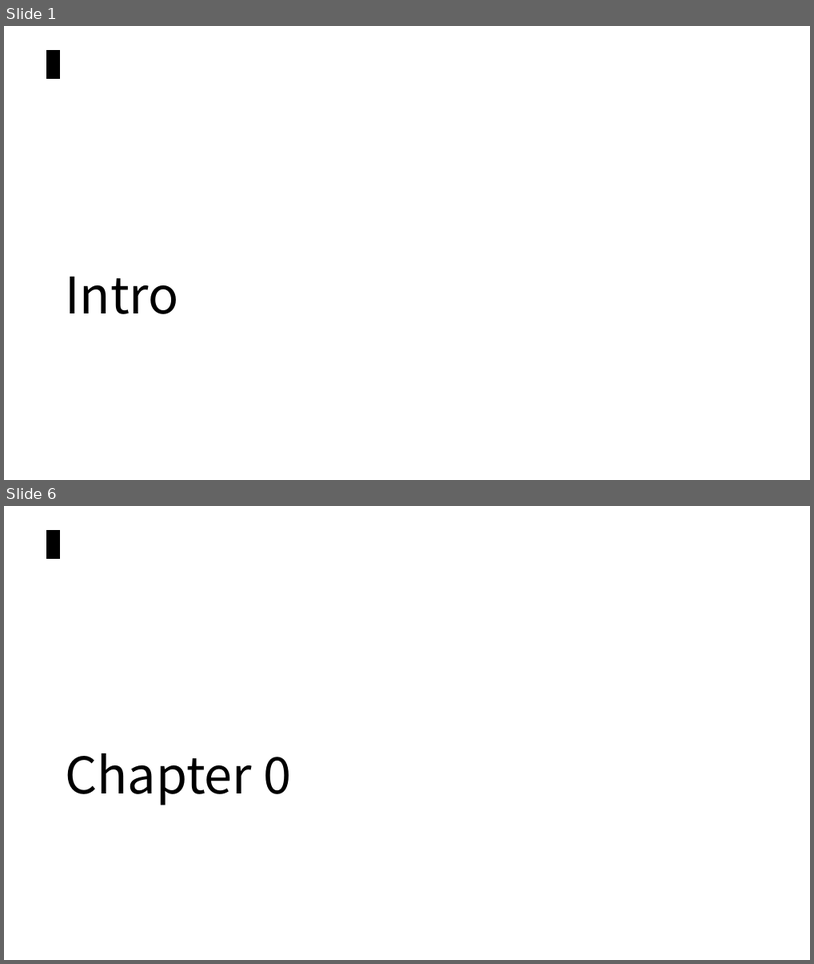
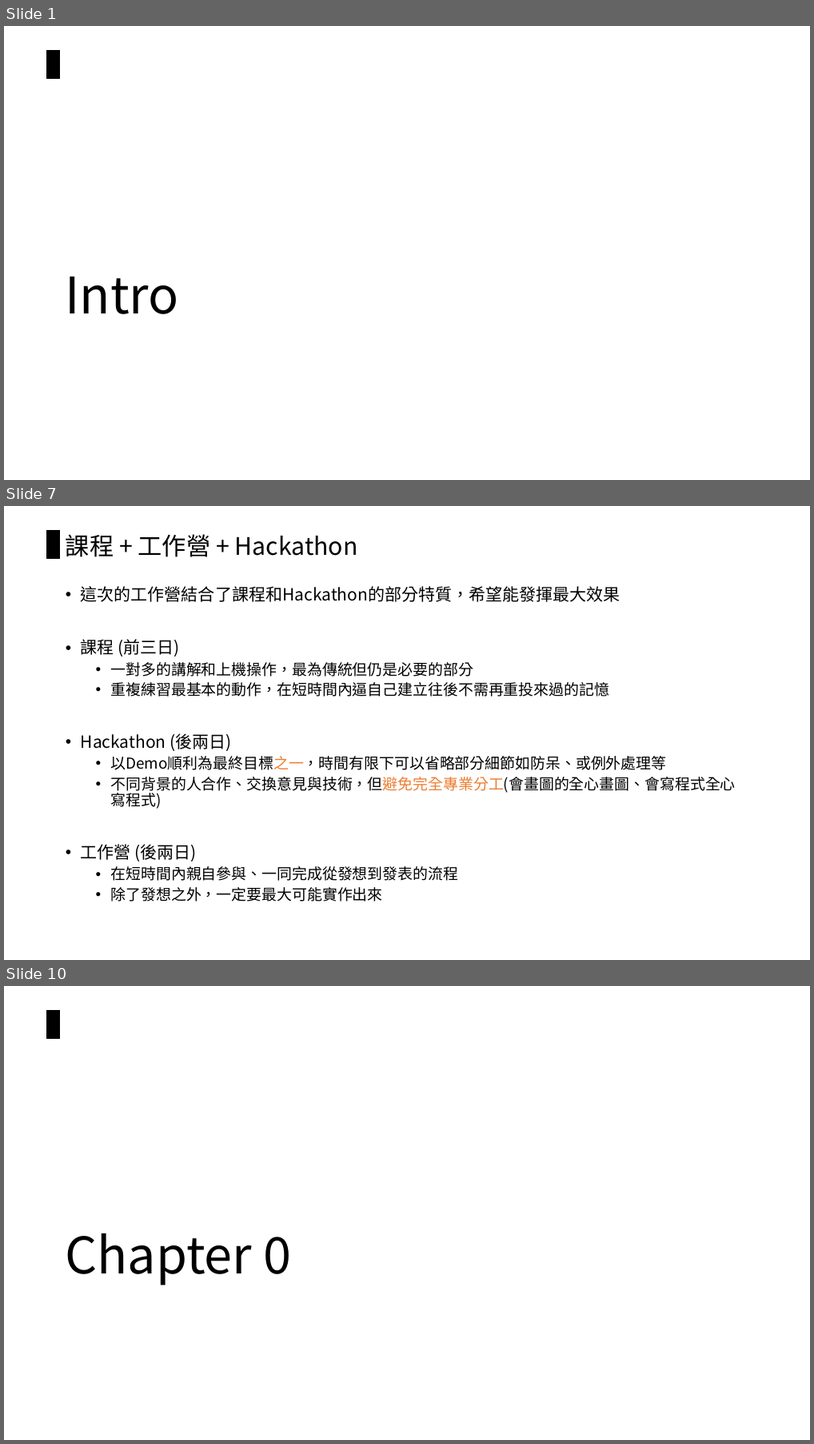
Before and after one commit to chiachin-yen/NCKU_workshop_2018, a slide deck: 2018_Eink工作營.pptx. Shown one above the other, each under a label of ours: slides 1 and 6 before the commit, slides 1, 7 and 10 after it; the slides between them are not shown. The pictures are 814x964 and 814x1444 pixels, drawn with LibreOffice and Linux fonts; fonts in the diff are those of the drawing. Boxes give left, top, right and bottom in pixels: in the first picture for what was removed or moved away, otherwise in the second. Text is boxed around its words. In the diff, an @@ line names an element or a change of style, - is before the commit and + after.

```diff
--- a/2018_Eink工作營.pptx
+++ b/2018_Eink工作營.pptx
@@ slide 7 added at (x1=4, y1=506, x2=810, y2=960), background #FFFFFF; not listed: 1 template element that a slide beside it also shows @@
@@ title added at (x1=66, y1=534, x2=358, y2=557), 28.8 pt, text #000000 @@
+課程 + 工作營 + Hackathon
@@ text added at (x1=81, y1=586, x2=736, y2=901), 18 pt, text #000000 @@
+• 這次的工作營結合了課程和Hackathon的部分特質，希望能發揮最大效果
+• 課程 (前三日)
+  • 一對多的講解和上機操作，最為傳統但仍是必要的部分
+  • 重複練習最基本的動作，在短時間內逼自己建立往後不需再重投來過的記憶
+• Hackathon (後兩日)
+  • 以Demo順利為最終目標之一，時間有限下可以省略部分細節如防呆、或例外處理等
+  • 不同背景的人合作、交換意見與技術，但避免完全專業分工(會畫圖的全心畫圖、會寫程式全心寫程式)
+• 工作營 (後兩日)
+  • 在短時間內親自參與、一同完成從發想到發表的流程
+  • 除了發想之外，一定要最大可能實作出來
@@ what was slide 6 is now slide 10 @@
```
Also in this commit, not shown: 3 slides changed, 5 other slides added, 1 slide removed.
